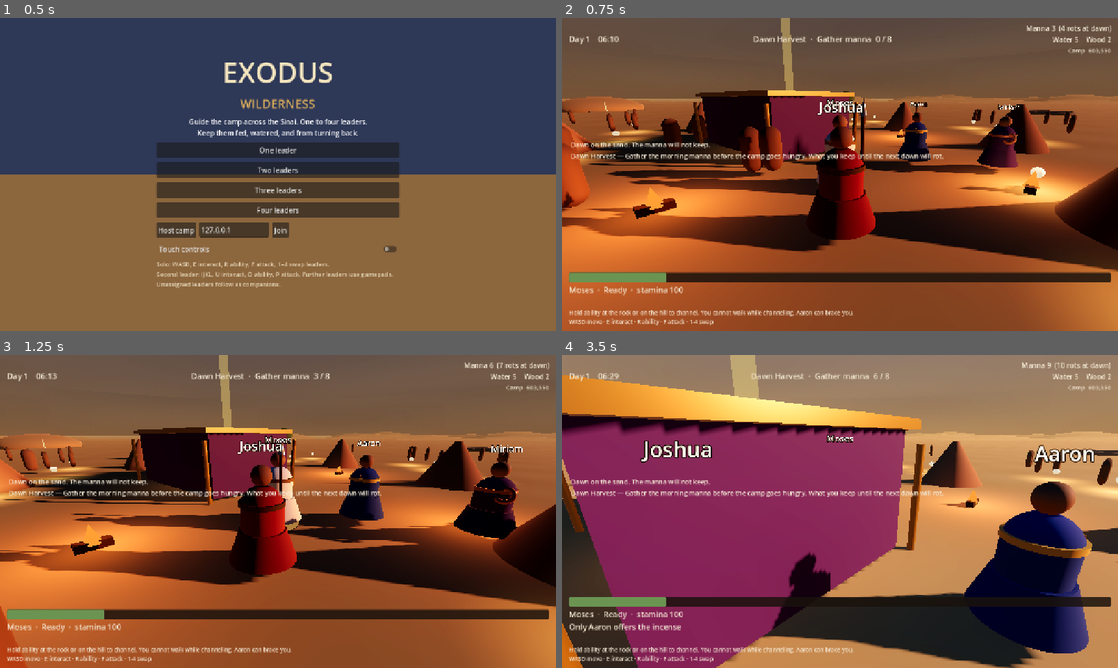
Above: before the commit, frames 1-4 (two rows, left to right).
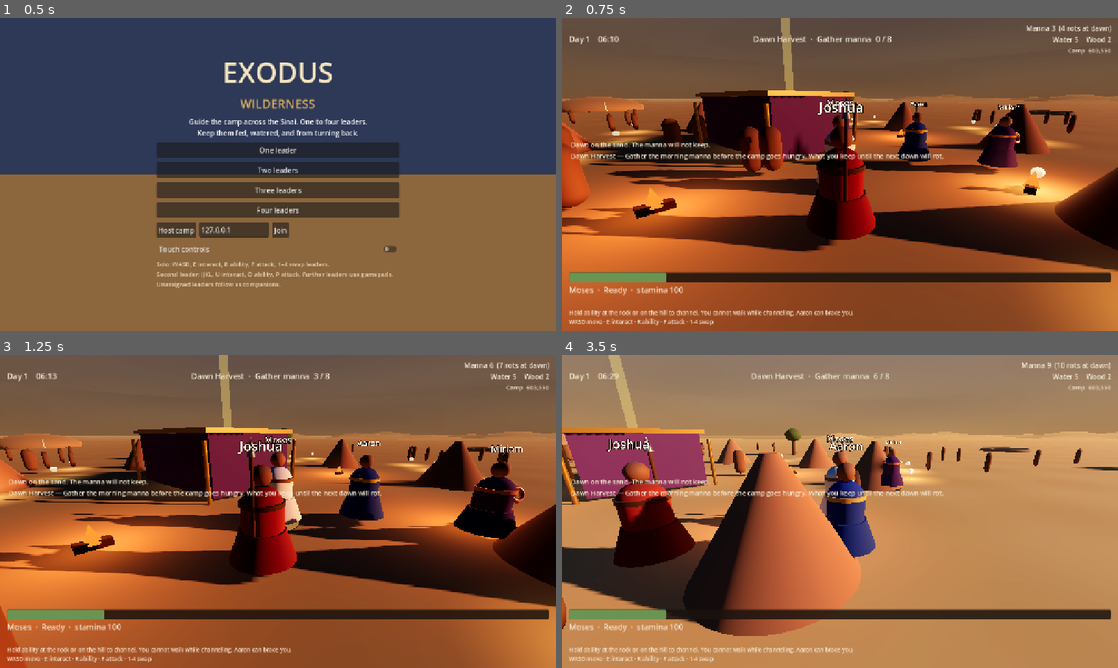
Above: after the commit, the same moments.

Repository: fleck/exodus
Game: Godot game, scene res://scenes/main.tscn
Same seed, same stepped clock (60 frames per second), same inputs: the game is played once before the commit and once after it.
Inputs (mouse positions are in pixels of both pictures, inside the frame that each line leads up to):
- Up to frame 1 (0.5 s): no input
- Up to frame 2 (0.75 s): click "One leader" at 0.5 s
- Up to frame 3 (1.25 s): no input
- Up to frame 4 (3.5 s): move the mouse to (962, 495) at 1.27 s; hold D (move_right) 1.28-2 s; tap F (attack) at 1.35 s; click (962, 495) at 1.42 s; drag from (728, 527) to (812, 574) at 2.02 s; move the mouse to (895, 442) at 2.77 s; hold D (move_right) from 2.78 s (still down); tap E (interact) at 2.85 s

Frame 1 is identical in both runs. In frame 2, 0.7% of the frame differs, in the area x 0-83%, y 25-71%; in frame 3, 0.6%; in frame 4, 63%, in the area x 0-100%, y 0-100%.

Commit message:
Update project configuration and improve movement direction calculations. Enhanced project.godot with clearer editing instructions and modified coop_controller.gd to correct movement vector calculations for right and forward directions.

Diff:
--- a/player/coop_controller.gd
+++ b/player/coop_controller.gd
@@ -213,8 +213,9 @@
 func _process_human_movement(delta: float) -> void:
 	var input_dir := input_router.get_movement_vector()
 	var theta := CAMERA_YAW
-	var right := Vector3(cos(theta), 0.0, sin(theta))
-	var forward := Vector3(sin(theta), 0.0, -cos(theta))
+	# Node3D yaw: local +X is right, local -Z is where the camera looks.
+	var right := Vector3(cos(theta), 0.0, -sin(theta))
+	var forward := Vector3(-sin(theta), 0.0, -cos(theta))
 	var direction := right * input_dir.x + forward * (-input_dir.y)
 	direction.y = 0.0
 	var speed := move_speed * (1.45 if sprinting else 1.0)
@@ -317,7 +318,8 @@
 
 
 func _face_direction(dir: Vector3, weight: float) -> void:
-	var yaw := atan2(dir.x, -dir.z)
+	# Local +Z is the front (breastplate and props).
+	var yaw := atan2(dir.x, dir.z)
 	rotation.y = lerp_angle(rotation.y, yaw, weight)
 
 
--- a/project.godot
+++ b/project.godot
@@ -1,5 +1,10 @@
-; Exodus: Wilderness — Godot 4.7+
-; Local split-screen and online sessions share one simulation.
+; Engine configuration file.
+; It's best edited using the editor UI and not directly,
+; since the parameters that go here are not all obvious.
+;
+; Format:
+;   [section] ; section goes between []
+;   param=value ; assign values to parameters
 
 config_version=5
 
@@ -38,8 +43,5 @@
 
 [rendering]
 
-renderer/rendering_method="forward_plus"
-renderer/rendering_method.mobile="mobile"
-renderer/rendering_method.web="gl_compatibility"
 anti_aliasing/quality/msaa_3d=2
 environment/defaults/default_clear_color=Color(0.55, 0.4, 0.24, 1)
